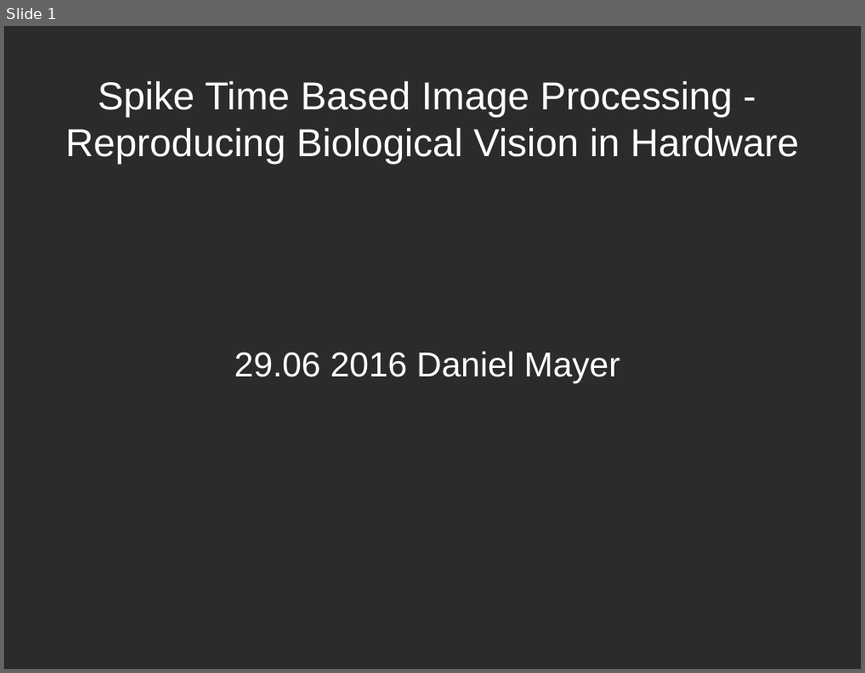
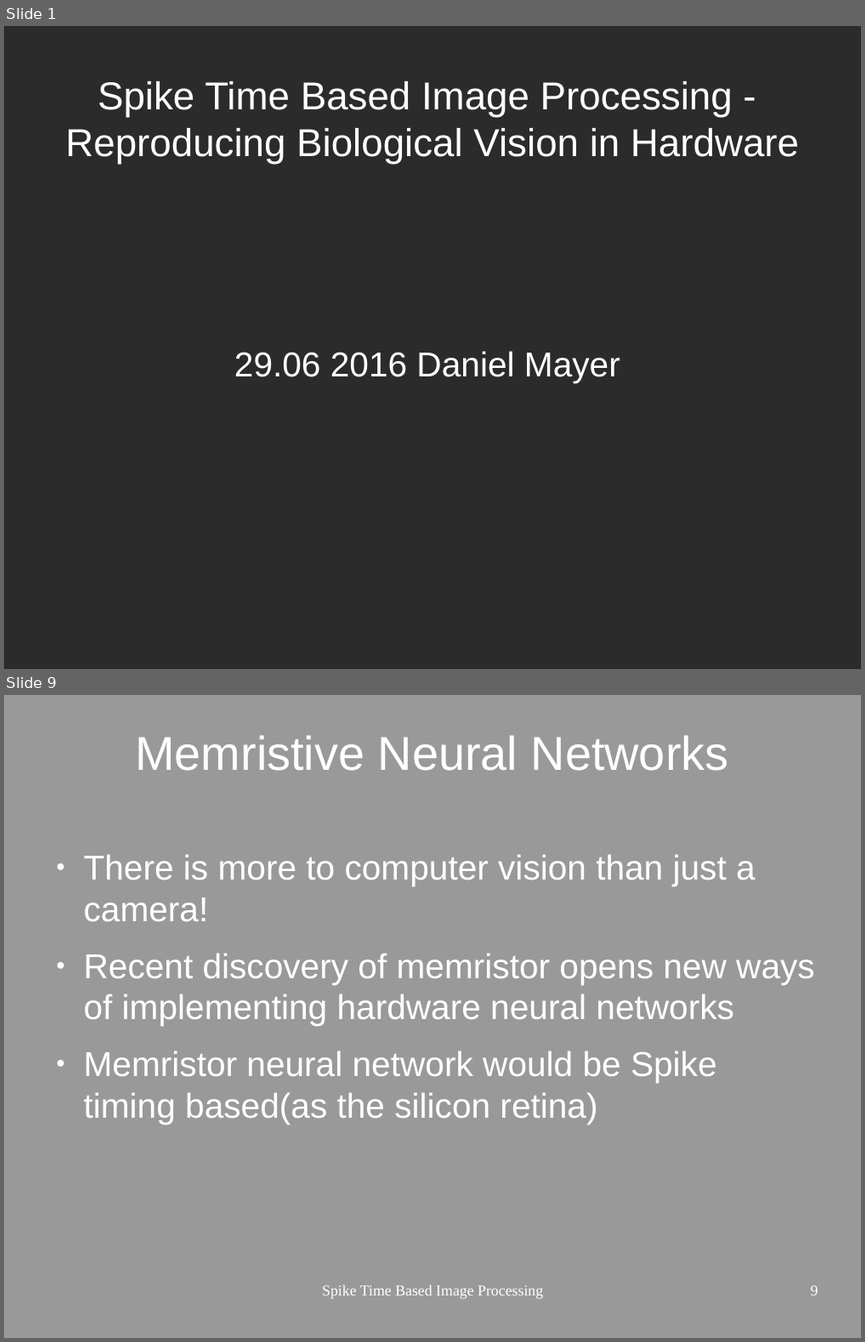
Before and after one commit to gnummig/Spike_time_dependent_plasticity, a slide deck: presentation/STDP_neuromorphics.odp. Shown one above the other, each under a label of ours: slide 1 before the commit, slides 1 and 9 after it; the slides between them are not shown. The pictures are 865x673 and 865x1342 pixels, drawn with LibreOffice and Linux fonts; fonts in the diff are those of the drawing; background and template pictures are left out; a plain dark background stands for a picture behind light text. Boxes give left, top, right and bottom in pixels: in the first picture for what was removed or moved away, otherwise in the second. Text is boxed around its words. In the diff, an @@ line names an element or a change of style, - is before the commit and + after.

```diff
--- a/presentation/STDP_neuromorphics.odp
+++ b/presentation/STDP_neuromorphics.odp
@@ slide 9 added at (x1=4, y1=695, x2=861, y2=1338), background #999999 @@
@@ title added at (x1=135, y1=735, x2=729, y2=771), 44 pt, text #FFFFFF @@
+Memristive Neural Networks
@@ text added at (x1=84, y1=854, x2=815, y2=1124), 32 pt, text #FFFFFF @@
+● There is more to computer vision than just a camera!
+● Recent discovery of memristor opens new ways of implementing hardware neural networks
+● Memristor neural network would be Spike timing based(as the silicon retina)
@@ text added at (x1=322, y1=1285, x2=543, y2=1299), 14 pt, text #FFFFFF @@
+Spike Time Based Image Processing
@@ page number added at (x1=811, y1=1285, x2=818, y2=1295), 14 pt, text #FFFFFF @@
+9
```
Also in this commit, not shown: 6 slides changed, 7 other slides added, 1 slide removed, 7 other files.
